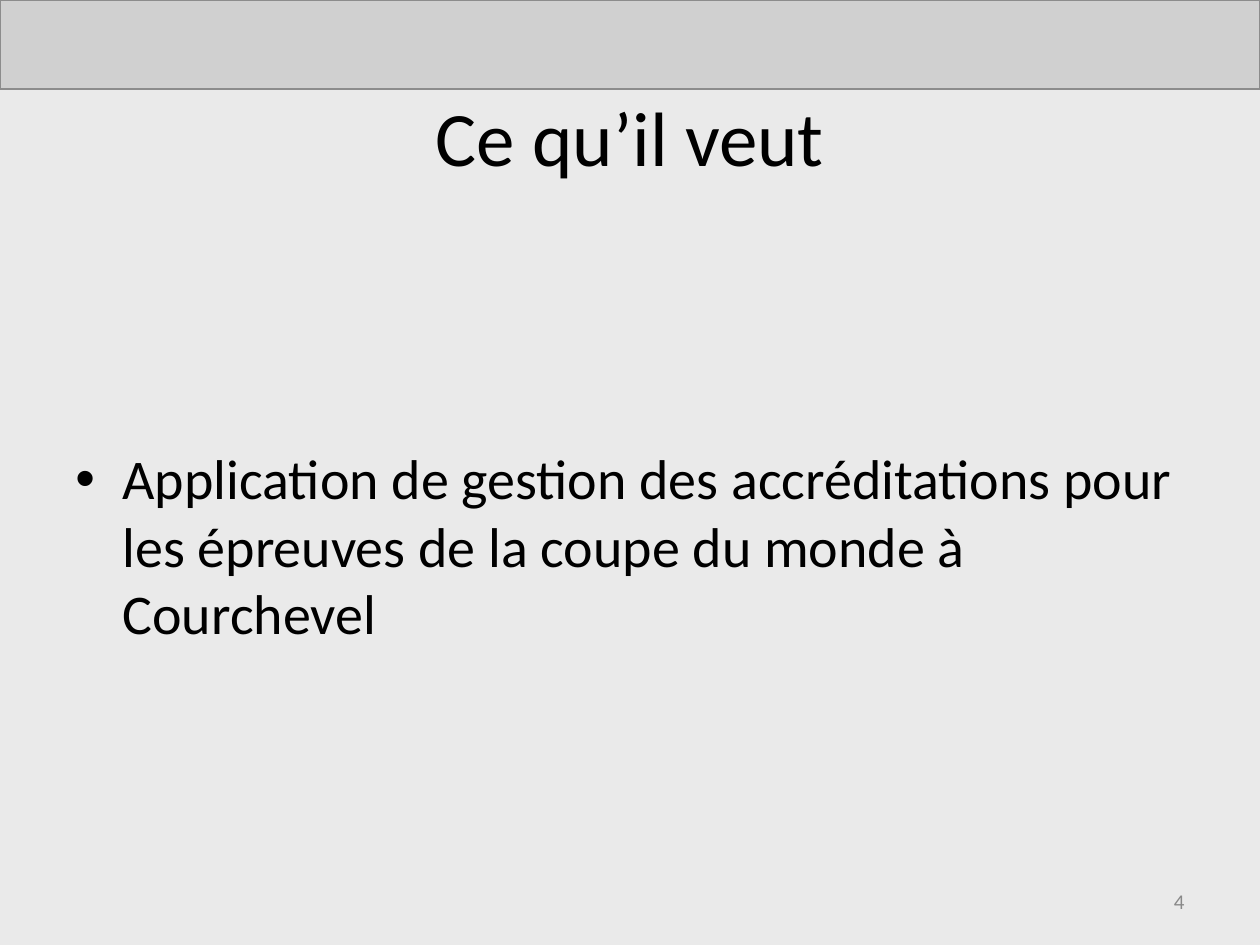
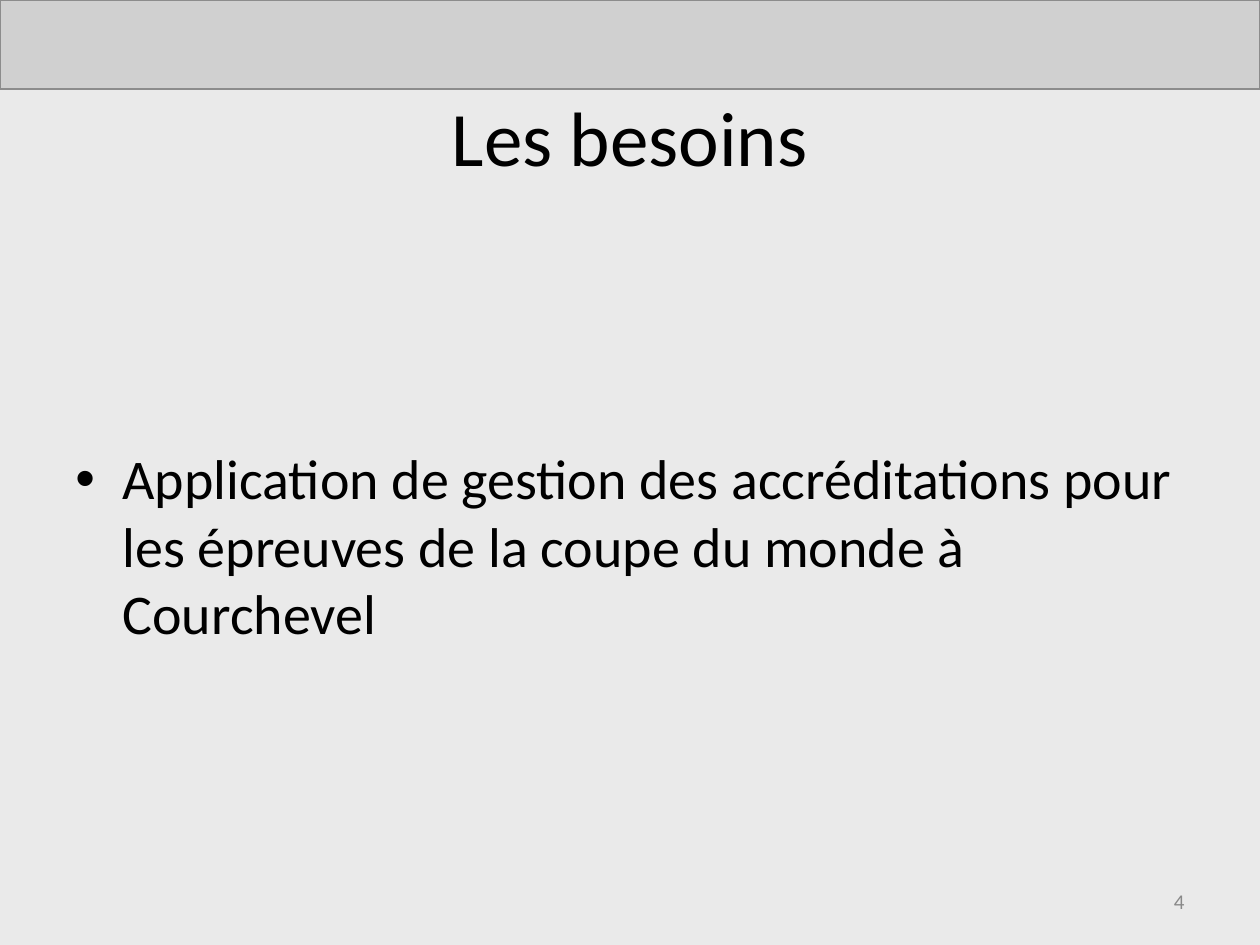
Before and after one commit to AdrienLombard/SimplePass, a slide deck: slide 4 of source/Projet Courchevel - Bilan intermédiaire - Version Adrien.ppt. Drawn at 1260x945 pixels with LibreOffice and Linux fonts; fonts in the diff are those of the drawing; grey boxes stand for pictures. Boxes give left, top, right and bottom in pixels: in the first picture for what was removed or moved away, otherwise in the second. Text is boxed around its words. In the diff, an @@ line names an element or a change of style, - is before the commit and + after.

```diff
--- a/source/Projet Courchevel - Bilan intermédiaire - Version Adrien.ppt
+++ b/source/Projet Courchevel - Bilan intermédiaire - Version Adrien.ppt
@@ title at (452,112,808,167): text changed @@
-Ce qu’il veut
+Les besoins
```
Also in this commit, not shown: 2 other slides changed, 1 slide added, 2 slides removed.
